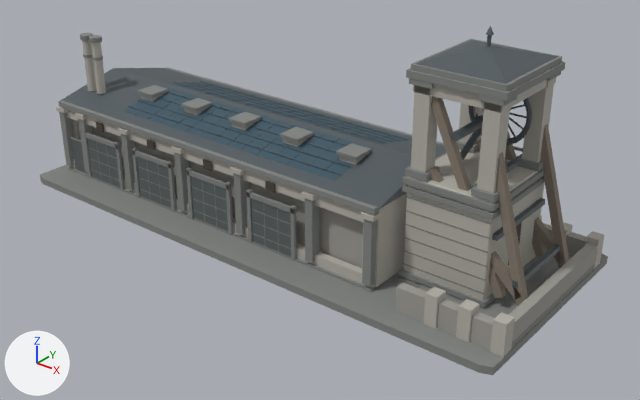
The glTF model public/assets/environment/environment.glb: old version first, new version second.
Camera for both pictures: a camera (50 mm lens) standing at (13.76, -16.24, 10.85) and looking at (1.08, -0.4, 1.03). The axes (+X, +Y, +Z) are drawn at lower left. The lights are the same throughout. The first picture is the older version. Objects named as collision shapes, trigger or cutter boxes, shadow casters or lower levels of detail are left out.

Names of what the first picture shows: 'mine_shaft_house_lod0'.
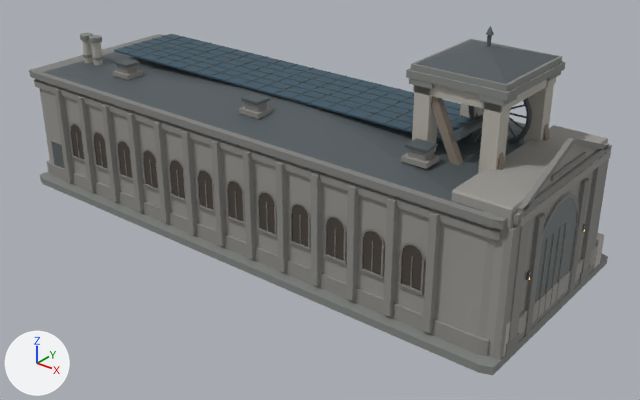
Changed parts and their boxes [x1, y1, x2, y2] in the pictures (640 x 400 px):
'warehouse_lod0', added
    after: [29, 34, 612, 360]
    faces in mat_warehouse_stone (grey #979590): [39, 80, 611, 356]
    faces in mat_warehouse_weathered_stone (grey #8b8a86): [34, 70, 609, 360]
    faces in mat_mine_dark_metal (dark grey #596165): [43, 36, 586, 280]
    faces in mat_warehouse_trim (grey #81817e): [29, 34, 612, 356]
    faces in mat_mine_solar_panels (dark blue #425d6c): [114, 34, 483, 141]
'mine_shaft_house_lod0', unchanged, covered by the edit
    both: [40, 26, 608, 375]

The change, as a list of edits to the scene's bpy script:
```text
Add mat_warehouse_stone:
    mat_warehouse_stone = principled_material('warehouse_stone')
    mat_warehouse_stone.base_color = (0.31, 0.3, 0.28)  # grey #979590
    mat_warehouse_stone.roughness = 0.86
Add mat_warehouse_markings:
    mat_warehouse_markings = principled_material('warehouse_markings')
    mat_warehouse_markings.base_color = (0.54, 0.52, 0.46)  # light grey #c2bfb5
    mat_warehouse_markings.roughness = 0.86
Add mat_warehouse_lamps:
    mat_warehouse_lamps = principled_material('warehouse_lamps')
    mat_warehouse_lamps.base_color = (0.78, 0.39, 0.1)  # orange #e5a859
    mat_warehouse_lamps.roughness = 0.68
    mat_warehouse_lamps.emission_color = (1.0, 0.5, 0.128)  # orange #ffbc64
    mat_warehouse_lamps.emission_strength = 1.248
Add mat_warehouse_trim:
    mat_warehouse_trim = principled_material('warehouse_trim')
    mat_warehouse_trim.base_color = (0.22, 0.22, 0.21)  # grey #81817e
    mat_warehouse_trim.roughness = 0.86
Add mat_warehouse_weathered_stone:
    mat_warehouse_weathered_stone = principled_material('warehouse_weathered_stone')
    mat_warehouse_weathered_stone.base_color = (0.26, 0.255, 0.24)  # grey #8b8a86
    mat_warehouse_weathered_stone.roughness = 0.86
Add me_cube_431:
    me_cube_431.from_pydata(...)  # 4813 vertices, 7676 faces; spans x -7.46..7.49, y -2.9..2.9, z 0.0..4.27
    me_cube_431.materials.append(mat_warehouse_trim)  # grey #81817e
    me_cube_431.materials.append(mat_warehouse_weathered_stone)  # grey #8b8a86
    me_cube_431.materials.append(mat_warehouse_stone)  # grey #979590
    me_cube_431.materials.append(mat_mine_dark_metal)  # dark grey #596165
    me_cube_431.materials.append(mat_mine_solar_panels)  # dark blue #425d6c
    me_cube_431.materials.append(mat_mine_metal_doors)  # dark grey #616969
    me_cube_431.materials.append(mat_mine_windows)  # dark grey #48403a
    me_cube_431.materials.append(mat_warehouse_lamps)  # orange #e5a859, glowing orange #ffbc64
    me_cube_431.materials.append(mat_warehouse_markings)  # light grey #c2bfb5
    me_cube_431.materials.append(mat_mine_dark_stone)  # grey #818481
Add ob_warehouse_lod0:
    ob_warehouse_lod0 = bpy.data.objects.new('warehouse_lod0', me_cube_431)
    ob_warehouse_lod0.location = (0.0, 0.0, 0.0)
```
